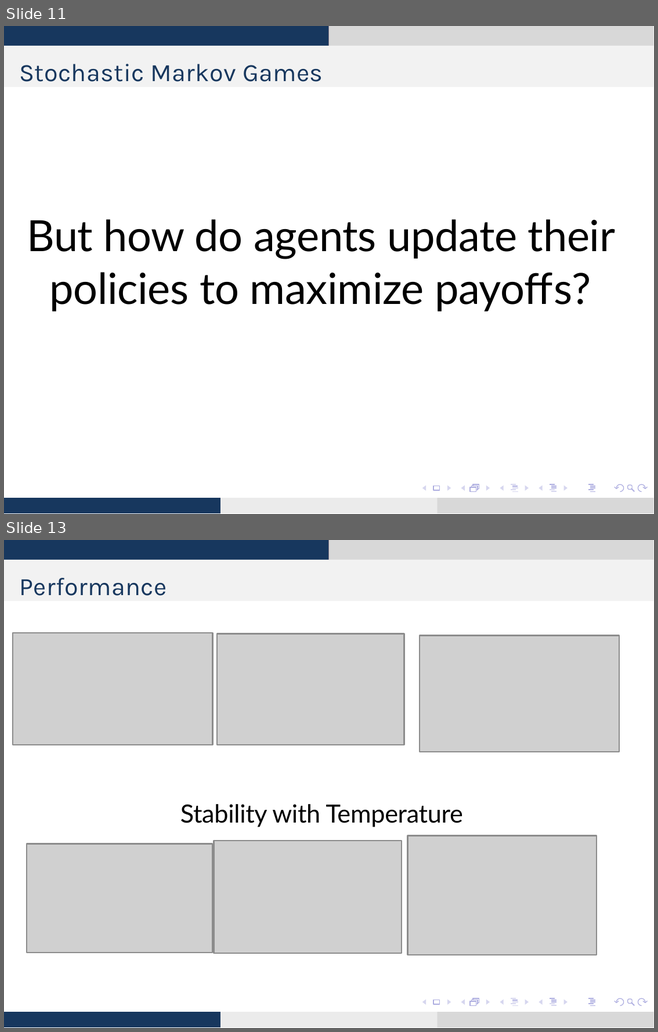
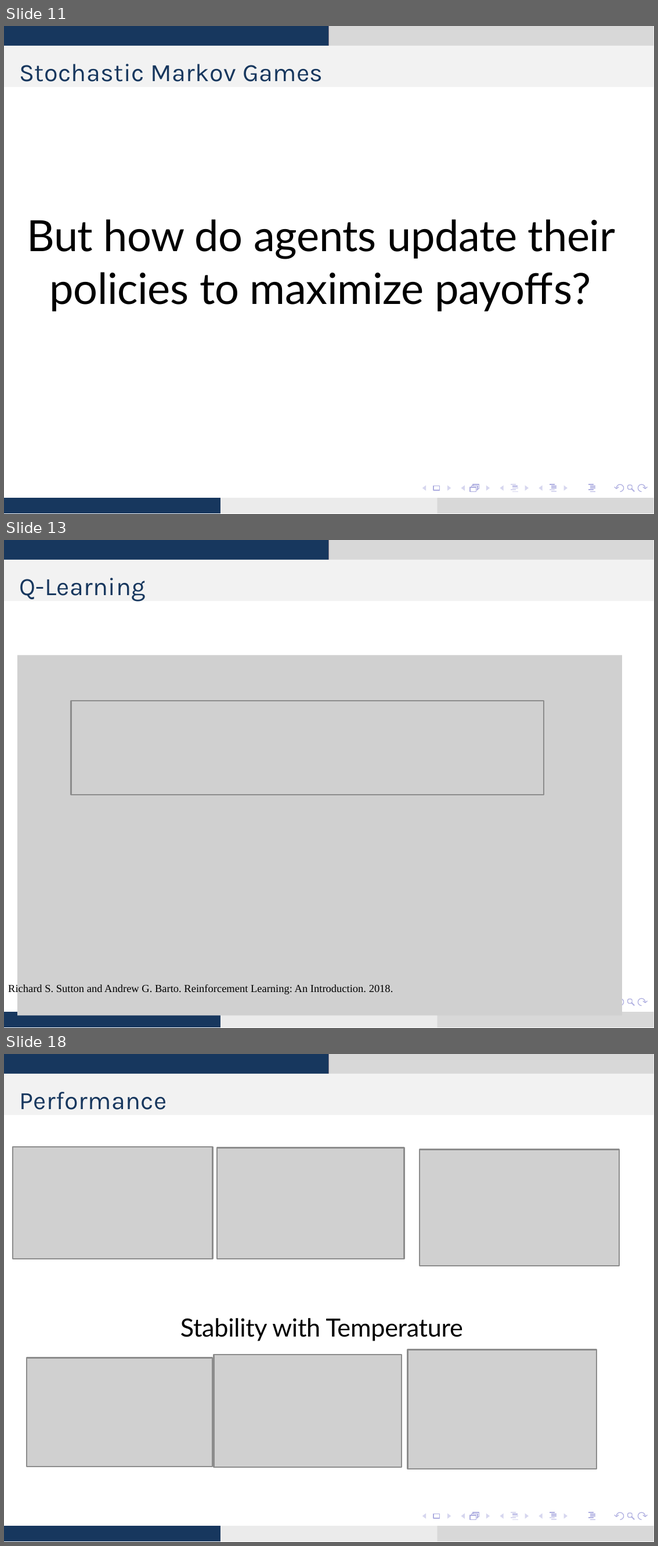
Before and after one commit to karush17/ECE1657-Project, a slide deck: presentation/ppt.pptx. Shown one above the other, each under a label of ours: slides 11 and 13 before the commit, slides 11, 13 and 18 after it; the slides between them are not shown. The pictures are 658x1032 and 658x1546 pixels, drawn with LibreOffice and Linux fonts; fonts in the diff are those of the drawing; grey boxes stand for pictures. Boxes give left, top, right and bottom in pixels: in the first picture for what was removed or moved away, otherwise in the second. Text is boxed around its words. In the diff, an @@ line names an element or a change of style, - is before the commit and + after.

```diff
--- a/presentation/ppt.pptx
+++ b/presentation/ppt.pptx
@@ slide 13 added at (4, 540, 654, 1028), background #FFFFFF; not listed: 4 template elements that a slide beside it also shows @@
@@ freeform shape added at (4, 540, 329, 559), fill #17375E @@
@@ freeform shape added at (329, 540, 654, 559), fill #D8D8D8 @@
@@ rectangle added at (4, 559, 654, 600), fill #F2F2F2, 14 pt, text #17375E @@
+Q-Learning
@@ picture added at (17, 655, 621, 1014) @@
@@ picture added at (71, 701, 544, 795) @@
@@ text added at (8, 984, 393, 995), 6 pt, text #000000 @@
+Richard S. Sutton and Andrew G. Barto. Reinforcement Learning: An Introduction. 2018.
@@ freeform shape added at (4, 1012, 220, 1027), fill #17375E @@
@@ text added at (88, 1013, 115, 1016), 6 pt, text #F2F2F2 @@
+CMTE
@@ freeform shape added at (220, 1012, 437, 1027), fill #EBEBEB @@
@@ freeform shape added at (437, 1012, 654, 1027), fill #D8D8D8 @@
@@ what was slide 13 is now slide 18 @@
```
Also in this commit, not shown: 2 slides changed, 5 other slides added, 1 slide removed, 6 other files.
